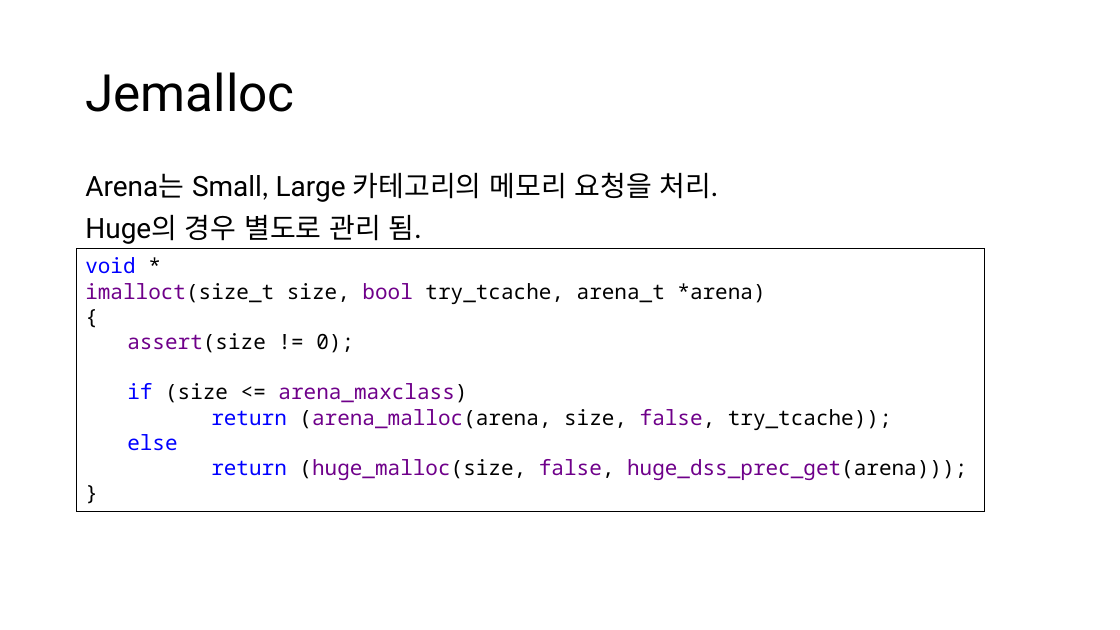
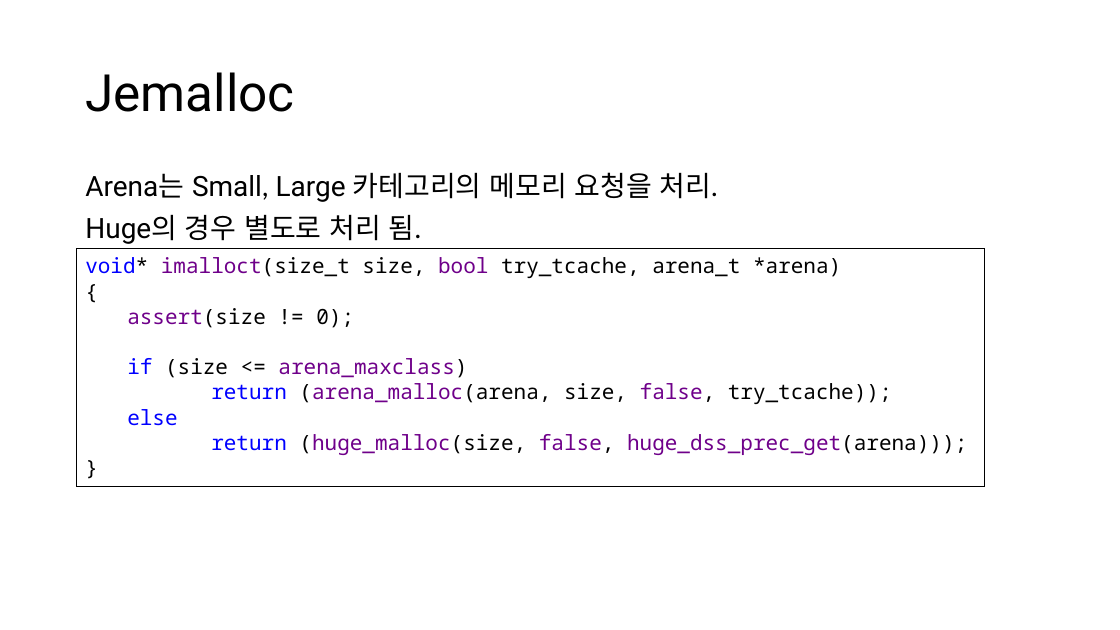
Before and after one commit to CppKorea/OptimizedCppStudy, a slide deck: slide 22 of 13th Study/Optimized C++ Study - Chapter 13, Optimize Memory Management.pptx. Drawn at 1120x630 pixels with LibreOffice and Linux fonts; fonts in the diff are those of the drawing. Boxes give left, top, right and bottom in pixels: in the first picture for what was removed or moved away, otherwise in the second. Text is boxed around its words. In the diff, an @@ line names an element or a change of style, - is before the commit and + after.

Commit message:
Update ppt

```diff
--- a/13th Study/Optimized C++ Study - Chapter 13, Optimize Memory Management.pptx
+++ b/13th Study/Optimized C++ Study - Chapter 13, Optimize Memory Management.pptx
@@ text at bbox=[85, 214, 421, 244]: text changed @@
-Huge의 경우 별도로 관리 됨.
+Huge의 경우 별도로 처리 됨.
@@ rectangle "void* imalloct(size_t size, bool try_tcache, ...": place and size @@
-rectangle "void* imalloct(size_t size, bool try_tcache, ..." at bbox=[77, 249, 985, 512]
+rectangle "void* imalloct(size_t size, bool try_tcache, ..." at bbox=[77, 249, 985, 486]
@@ text in rectangle at bbox=[85, 257, 841, 278]: text changed @@
-void *
-imalloct(size_t size, bool try_tcache, arena_t *arena)
+void* imalloct(size_t size, bool try_tcache, arena_t *arena)
```
Also in this commit, not shown: 6 other slides changed, 5 slides added.
